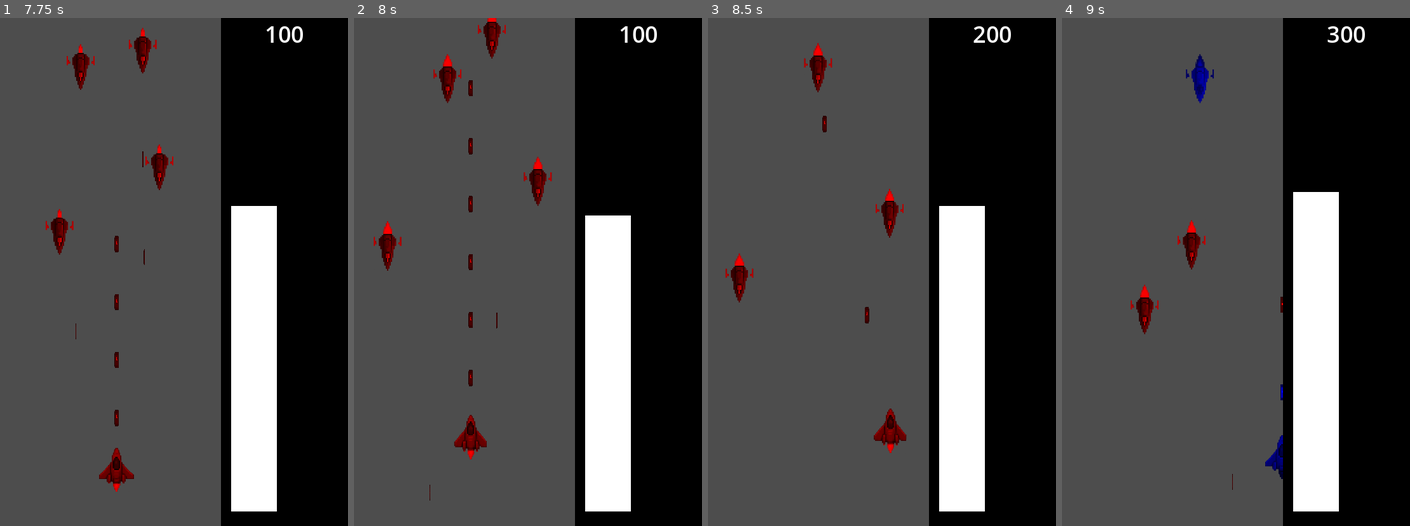
Above: before the commit, frames 1-4 (left to right).
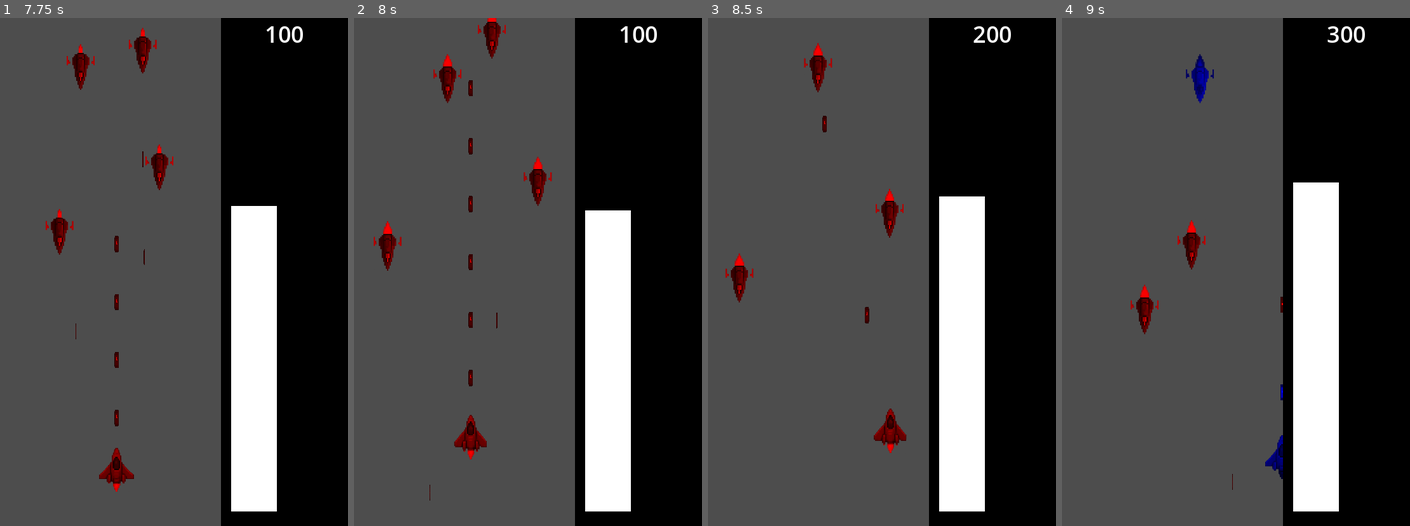
Above: after the commit, the same moments.

Repository: parkernalch/wave-jam
Game: Godot game, scene res://Scenes/Menus/menus.tscn
Same seed, same stepped clock (60 frames per second), same inputs: the game is played once before the commit and once after it. The engine's default icon, where the game draws it, is replaced by a stand-in: a white triangle on a blue panel in a dark square.
Inputs (mouse positions are in pixels of both pictures, inside the frame that each line leads up to):
- Up to frame 1 (7.75 s): click "Play Game" at 0.5 s; move the mouse to (240, 246) at 1.27 s; hold D (right) 1.28-2.03 s; hold Right mouse button (shoot) 1.28-2.03 s; move the mouse to (80, 297) at 2.02 s; hold S (down) 2.03-2.78 s; tap Shift (boost) at 2.1, 5.1 s; right-click (80, 297) at 2.3 s; move the mouse to (194, 160) at 2.77 s; hold D (right) 2.78-3.53 s; hold Right mouse button (shoot) 2.78-3.53 s; click (194, 160) at 2.85 s; move the mouse to (139, 373) at 3.52 s; hold W (up) 3.53-4.28 s; right-click (139, 373) at 3.6 s; move the mouse to (271, 348) at 4.27 s; hold Right mouse button (shoot) 4.28-5.03 s; hold A (left) 4.28-5.78 s; move the mouse to (41, 195) at 5.02 s; right-click (41, 195) at 5.3 s; move the mouse to (177, 272) at 5.77 s; hold S (down) 5.78-6.53 s; hold Right mouse button (shoot) 5.78-6.53 s; click (177, 272) at 5.85 s; move the mouse to (100, 145) at 6.52 s; hold D (right) 6.53-7.28 s; right-click (100, 145) at 6.6 s; move the mouse to (240, 246) at 7.27 s; hold W (up) from 7.28 s (still down); hold Right mouse button (shoot) from 7.28 s (still down)
- Up to frame 2 (8 s): keep holding W (up); keep holding Right mouse button (shoot)
- Up to frame 3 (8.5 s): move the mouse to (788, 297) at 8.02 s; release W (up) at 8.03 s; release Right mouse button (shoot) at 8.03 s; hold D (right) from 8.03 s (still down); tap Shift (boost) at 8.1 s; right-click (788, 297) at 8.3 s
- Up to frame 4 (9 s): move the mouse to (1256, 160) at 8.77 s; release D (right) at 8.78 s; hold S (down) from 8.78 s (still down); hold Right mouse button (shoot) from 8.78 s (still down); click (1256, 160) at 8.85 s

Frame 1 is identical in both runs. In frame 2, 0.1% of the frame differs, in the area x 66-80%, y 37-39%; in frame 3, 0.2%, in the area x 66-80%, y 35-37%; in frame 4, 0.2%.

Commit message:
Added Game Over UI

Diff:
--- a/Entities/Player/Player.gd
+++ b/Entities/Player/Player.gd
@@ -28,6 +28,10 @@
 	elif Input.is_action_pressed("shoot"):
 		shoot()
 
+	if amplitude <= 0:
+		die()
+		return
+
 func change_form():
 	form_index = (form_index + 1) % FORMS.size()
 	current_form = FORMS.values()[form_index]
@@ -51,7 +55,7 @@
 func shoot():
 	var bullet = Bullet.instantiate()
 
-	if get_parent() && can_shoot:
+	if get_parent() && can_shoot && amplitude > 1:
 		get_parent().add_child(bullet)
 		bullet.global_position = bullet_spawn.global_position
 		bullet.shoot(bullet_speed, current_form)
@@ -62,13 +66,15 @@
 
 func take_damage(damage, wave_form):
 	if wave_form != current_form:
-		amplitude = max(amplitude - damage, 0)
+		amplitude = amplitude - damage
 		signal_bus.amplitude_changed.emit(amplitude)
-
+	else:
+		amplitude = min(amplitude + damage, max_amplitude)
+		signal_bus.amplitude_changed.emit(amplitude)
 
 func enemy_collision(wave_form):
 	if wave_form != current_form:
-		amplitude = max(amplitude - 30, 0)
+		amplitude = amplitude - 30
 		signal_bus.amplitude_changed.emit(amplitude)
 		score.add_points(-100)
 	else:
@@ -97,3 +103,6 @@
 			return Rect2(global_position - Vector2(r, r), Vector2(r*2, r*2))
 	# fallback: small box around position
 	return Rect2(global_position - Vector2(8,8), Vector2(16,16))
+
+func die() -> void:
+	signal_bus.player_died.emit()
--- a/Globals/SignalBus.gd
+++ b/Globals/SignalBus.gd
@@ -2,3 +2,4 @@
 
 signal enemy_destroyed
 signal amplitude_changed(amplitude)
+signal player_died
--- a/Globals/SpatialHash.gd
+++ b/Globals/SpatialHash.gd
@@ -56,3 +56,9 @@
 # Optional convenience
 func get_aabb(obj: Object) -> Rect2:
 	return obj_aabbs.get(obj, Rect2())
+
+
+func clear() -> void:
+	cells.clear()
+	obj_cells.clear()
+	obj_aabbs.clear()
--- a/Scenes/Game/game.gd
+++ b/Scenes/Game/game.gd
@@ -6,10 +6,18 @@
 func _ready() -> void:
 	signal_bus.connect("enemy_destroyed", on_enemy_destroyed)
 	ScoreLabel = $UICanvas/UI/ColorRect/ScoreDisplay
+	signal_bus.connect("player_died", show_game_over)
 
 func on_enemy_destroyed():
 	ScoreLabel.text = str(score.score)
 
-# Called every frame. 'delta' is the elapsed time since the previous frame.
-func _process(delta: float) -> void:
-	pass
+func show_game_over():
+	var panel = get_tree().get_current_scene().get_node("UICanvas/DeathUI")  # adjust path
+
+	panel.visible = true
+	get_tree().paused = true
+
+func _on_menu_button_pressed() -> void:
+	get_tree().paused = false
+	spatial_hash.clear()
+	get_tree().change_scene_to_file("res://Scenes/Menus/menus.tscn")
--- a/Scenes/Game/game.tscn
+++ b/Scenes/Game/game.tscn
@@ -55,9 +55,36 @@
 offset_bottom = 1087.0
 scale = Vector2(1.2400012, 1)
 
+[node name="DeathUI" type="Control" parent="UICanvas"]
+process_mode = 3
+visible = false
+layout_mode = 3
+anchors_preset = 0
+offset_right = 400.0
+offset_bottom = 798.0
+
+[node name="Label" type="Label" parent="UICanvas/DeathUI"]
+layout_mode = 0
+offset_left = 125.0
+offset_top = 140.0
+offset_right = 275.0
+offset_bottom = 210.0
+text = "You Died!"
+horizontal_alignment = 1
+
+[node name="Button" type="Button" parent="UICanvas/DeathUI"]
+layout_mode = 0
+offset_left = 80.0
+offset_top = 200.0
+offset_right = 324.0
+offset_bottom = 236.0
+text = "Main Menu"
+
 [node name="EnemySpawner" parent="." instance=ExtResource("3_qikps")]
 script = ExtResource("4_i1e5p")
 wave_duration = 10.0
 enemy_count_per_wave = 8
 spawn_min_x = 100
 spawn_max_x = 300
+
+[connection signal="pressed" from="UICanvas/DeathUI/Button" to="." method="_on_menu_button_pressed"]
